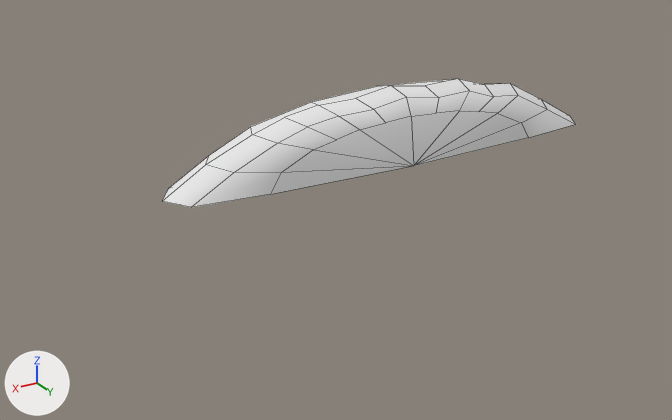
One commit to the OBJ model Assets/Models/base.obj: the scene before it, then after it.
Both versions are drawn from a 50 mm lens placed at (7.33, 10.67, 4.64), pointed at (0.84, -0.13, -0.76). Every picture has the same lights, and +X, +Y and +Z are marked at lower left. Mesh edges are drawn as thin lines. Where no turn or scale is listed for an object, it has been applied to the vertices.
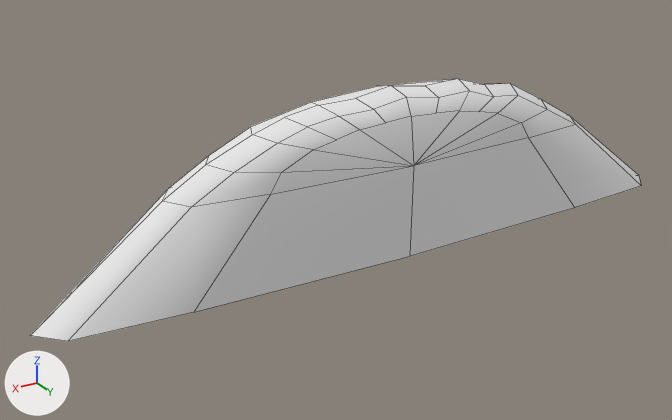
Where the change shows, as pixel boxes [x1, y1, x2, y2] in the pictures (672 x 420 px):
'sphere1', reshaped (48% wider, 104% taller): before [163, 79, 575, 207]; after [30, 79, 641, 341]
part 1 of me_sphere1, built on: after [30, 116, 641, 341]

What the commit changed:
me_sphere1 is used by ob_sphere1; location (0.0, 0.0, 0.0).
me_sphere1 had 49 vertices, 42 faces and spanned x -3.58..3.53, y -0.38..0.6, z 0.0..1.03.
me_sphere1 now has 58 vertices, 51 faces and spans x -5.45..5.4, y -0.38..0.6, z -1.43..1.03.
Part 1, on me_sphere1:
1 face is deleted.
9 vertices are added at x -5.45..5.4, y -0.38..0.6, z -1.43.
10 new faces join them.
